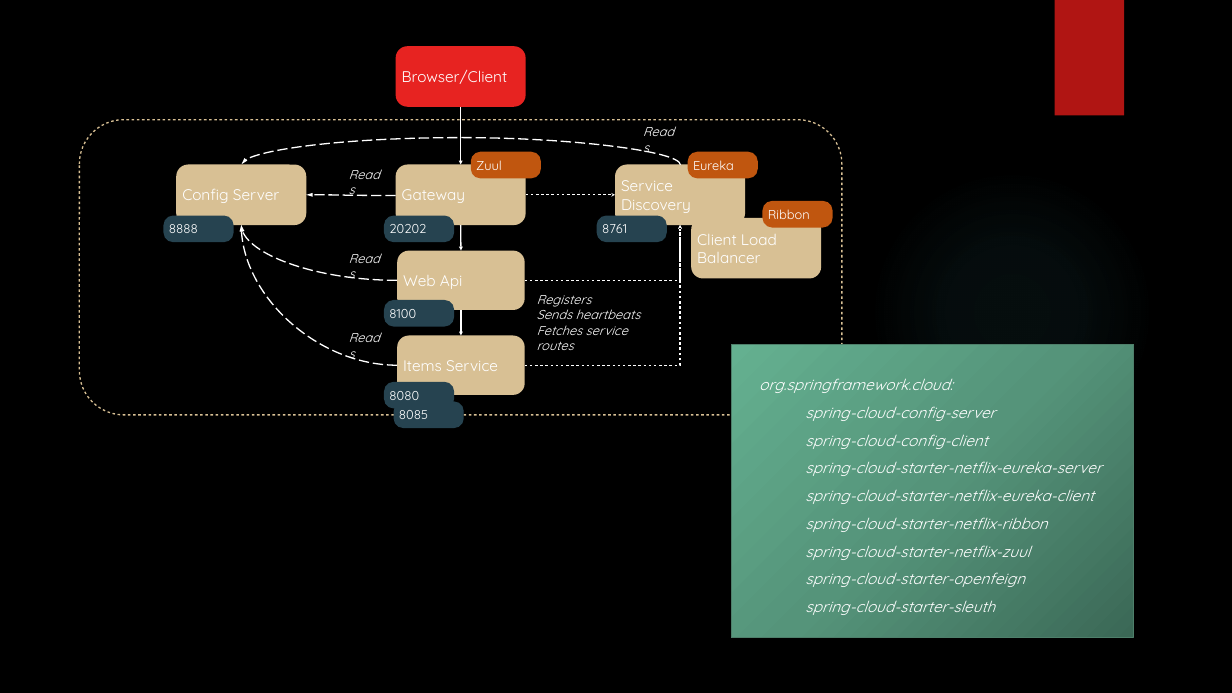
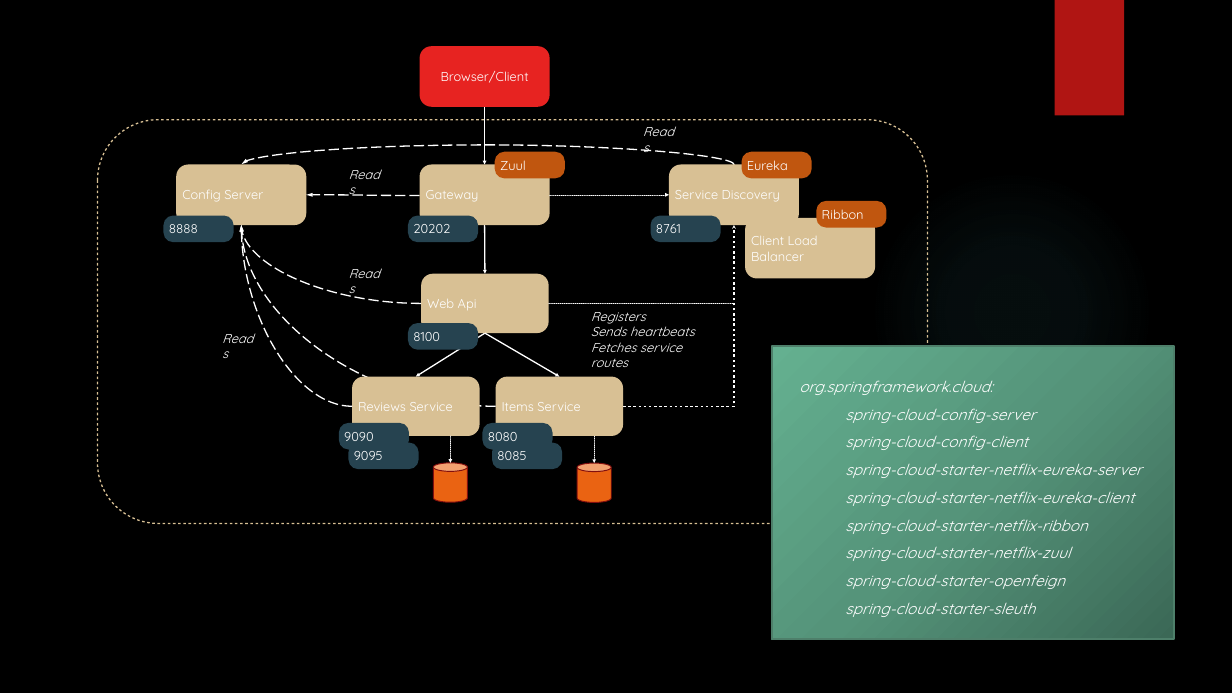
Before and after one commit to kenalexandersson/microservicestutorial, a slide deck: slide 9 of micro.pptx. Drawn at 1232x693 pixels with LibreOffice and Linux fonts; fonts in the diff are those of the drawing; background and template pictures are left out. Boxes give left, top, right and bottom in pixels: in the first picture for what was removed or moved away, otherwise in the second. Text is boxed around its words. In the diff, an @@ line names an element or a change of style, - is before the commit and + after.

Commit message:
updated pptx

```diff
--- a/micro.pptx
+++ b/micro.pptx
@@ rounded rectangle "Browser/Client" at box(419, 46, 549, 107): size 24 to 20 pt; alignment left to centre @@
@@ 4 rounded rectangles, 1 arrow: place and size @@
-4 rounded rectangles, 1 arrow at box(384, 46, 541, 242)
+4 rounded rectangles, 1 arrow at box(408, 46, 565, 242)
@@ rounded rectangle: place and size @@
-rounded rectangle at box(79, 120, 842, 415)
+rounded rectangle at box(97, 120, 927, 523)
@@ curved arrow moved from (680, 165) - (242, 164) to (734, 165) - (242, 164) @@
@@ 5 rounded rectangles: place and size @@
-5 rounded rectangles at box(596, 152, 832, 279)
+5 rounded rectangles at box(650, 152, 886, 279)
@@ curved arrow moved from (395, 195) - (306, 195) to (419, 195) - (306, 195) @@
@@ elbow arrow removed from (526, 195) to (615, 195) @@
@@ arrow added from (550, 195) to (669, 195), #FFFFFF 0.75 pt dashed @@
@@ curved arrow moved from (397, 280) - (241, 225) to (421, 303) - (241, 225) @@
@@ curved arrow moved from (397, 365) - (241, 225) to (496, 406) - (241, 225) @@
@@ curved arrow added from (352, 406) to (241, 225), #FFFFFF 2 pt dashed @@
@@ arrow moved from (461, 225) - (461, 250) to (485, 225) - (485, 273) @@
@@ elbow arrow removed from (525, 280) to (680, 225) @@
@@ elbow arrow moved from (525, 365) - (680, 225) to (623, 406) - (734, 225) @@
@@ text "Reads": place and size @@
-text "Reads" at box(346, 255, 388, 276)
+text "Reads" at box(346, 271, 388, 291)
@@ rounded rectangle "Web Api": place and size @@
-rounded rectangle "Web Api" at box(397, 250, 525, 310)
+rounded rectangle "Web Api" at box(421, 273, 549, 333)
@@ rounded rectangle "8100": place and size @@
-rounded rectangle "8100" at box(384, 300, 454, 327)
+rounded rectangle "8100" at box(408, 323, 478, 350)
@@ line added from (549, 303) to (734, 303), #FFFFFF 0.75 pt dashed @@
@@ text "Registers": place and size @@
-text "Registers" at box(537, 295, 641, 350)
+text "Registers" at box(591, 312, 695, 367)
@@ text "Reads": place and size @@
-text "Reads" at box(346, 335, 388, 356)
+text "Reads" at box(219, 335, 261, 356)
@@ arrow added from (485, 333) to (416, 376), #FFFFFF 2 pt @@
@@ arrow moved from (461, 310) - (461, 335) to (485, 333) - (559, 376) @@
@@ rectangle "org.springframework.cloud:": place and size @@
-rectangle "org.springframework.cloud:" at box(731, 344, 1133, 637)
+rectangle "org.springframework.cloud:" at box(771, 346, 1173, 639)
@@ rounded rectangle added at box(352, 376, 479, 436), fill #D8C094, 20 pt, text #FFFFFF @@
+Reviews Service
@@ size 24 to 20 pt in 6 elements at box(176, 164, 306, 225), box(419, 164, 549, 225), box(745, 218, 875, 279), box(669, 164, 799, 225), box(421, 273, 549, 333), box(496, 376, 623, 436) @@
@@ rounded rectangle added at box(339, 423, 409, 449), fill #264350, 20 pt, text #FFFFFF @@
+9090
@@ rounded rectangle added at box(348, 443, 419, 469), fill #264350, 20 pt, text #FFFFFF @@
+9095
@@ arrow added from (450, 436) to (450, 463), #FFFFFF 0.75 pt dashed @@
@@ 3 rounded rectangles: place and size @@
-3 rounded rectangles at box(384, 335, 525, 428)
+3 rounded rectangles at box(482, 376, 623, 469)
@@ arrow added from (594, 436) to (594, 463), #FFFFFF 0.75 pt dashed @@
@@ cylinder added at box(433, 463, 467, 502), fill #EA6312, outline #82100E 1.5 pt @@
@@ cylinder added at box(577, 463, 611, 502), fill #EA6312, outline #82100E 1.5 pt @@
```
